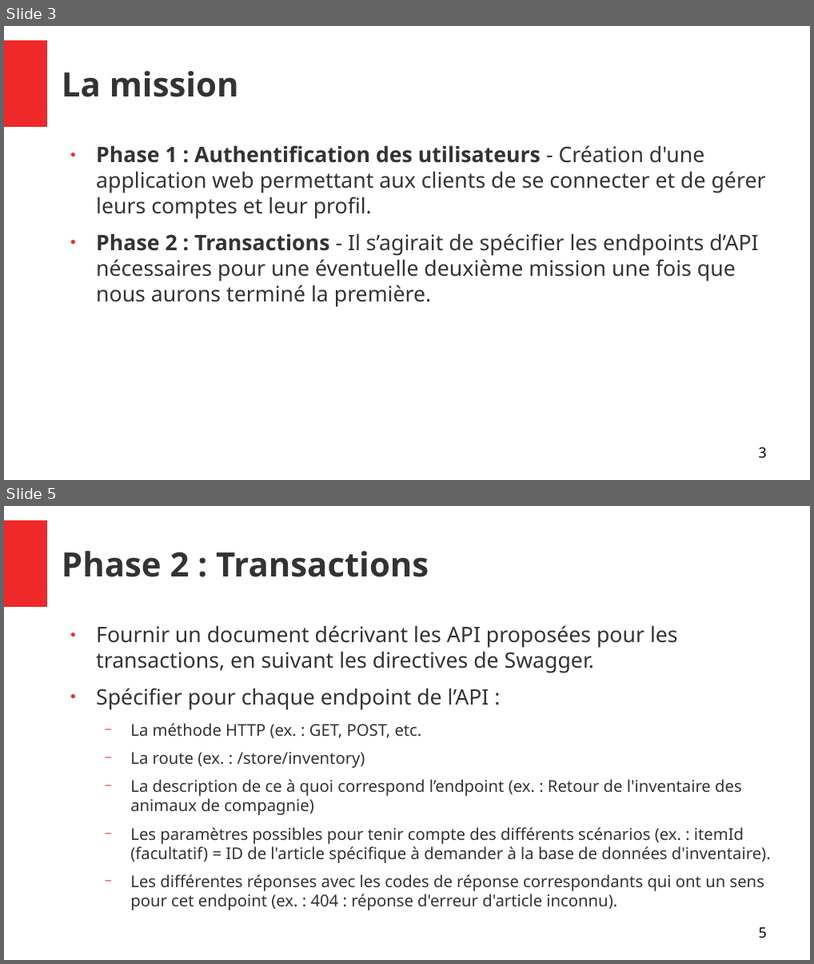
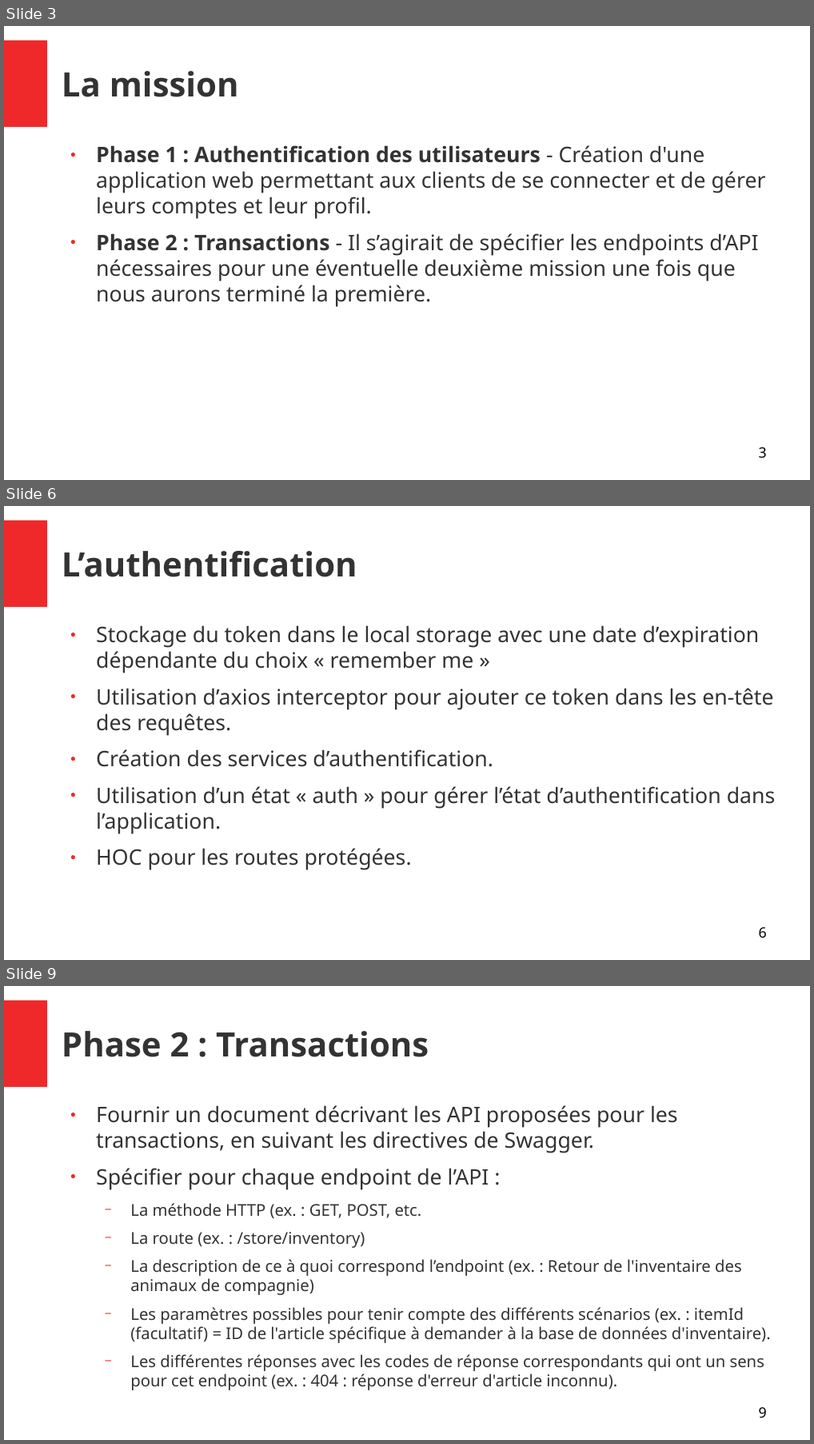
Before and after one commit to joskapotin/joskapotin_13_01042022, a slide deck: OC/SOUTENANCE/presentationProjet13.odp. Shown one above the other, each under a label of ours: slides 3 and 5 before the commit, slides 3, 6 and 9 after it; the slides between them are not shown. The pictures are 814x964 and 814x1444 pixels, drawn with LibreOffice and Linux fonts; fonts in the diff are those of the drawing. Boxes give left, top, right and bottom in pixels: in the first picture for what was removed or moved away, otherwise in the second. Text is boxed around its words. In the diff, an @@ line names an element or a change of style, - is before the commit and + after.

```diff
--- a/OC/SOUTENANCE/presentationProjet13.odp
+++ b/OC/SOUTENANCE/presentationProjet13.odp
@@ slide 6 added at [4, 506, 810, 960], background #FFFFFF; not listed: 1 template element that a slide beside it also shows @@
@@ title added at [62, 551, 358, 577], 33 pt, text #333333, bold @@
+L’authentification
@@ text added at [96, 625, 776, 870], 21 pt, text #333333 @@
+● Stockage du token dans le local storage avec une date d’expiration dépendante du choix « remember me »
+● Utilisation d’axios interceptor pour ajouter ce token dans les en-tête des requêtes.
+● Création des services d’authentification.
+● Utilisation d’un état « auth » pour gérer l’état d’authentification dans l’application.
+● HOC pour les routes protégées.
@@ page number added at [759, 927, 767, 937], 14 pt, text #000000 @@
+6
@@ what was slide 5 is now slide 9 @@
@@ page number at [759, 1407, 767, 1418]: text changed @@
-5
+9
```
Also in this commit, not shown: 3 slides changed, 3 other slides added, 1 slide removed, 4 other files.
